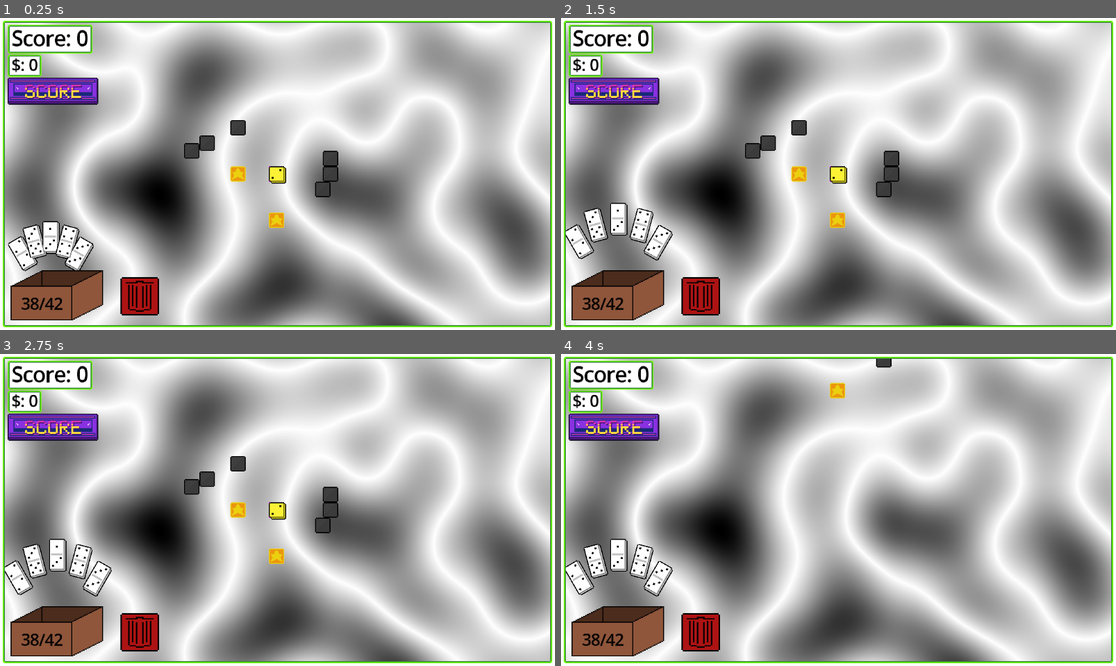
Above: before the commit, frames 1-4 (two rows, left to right).
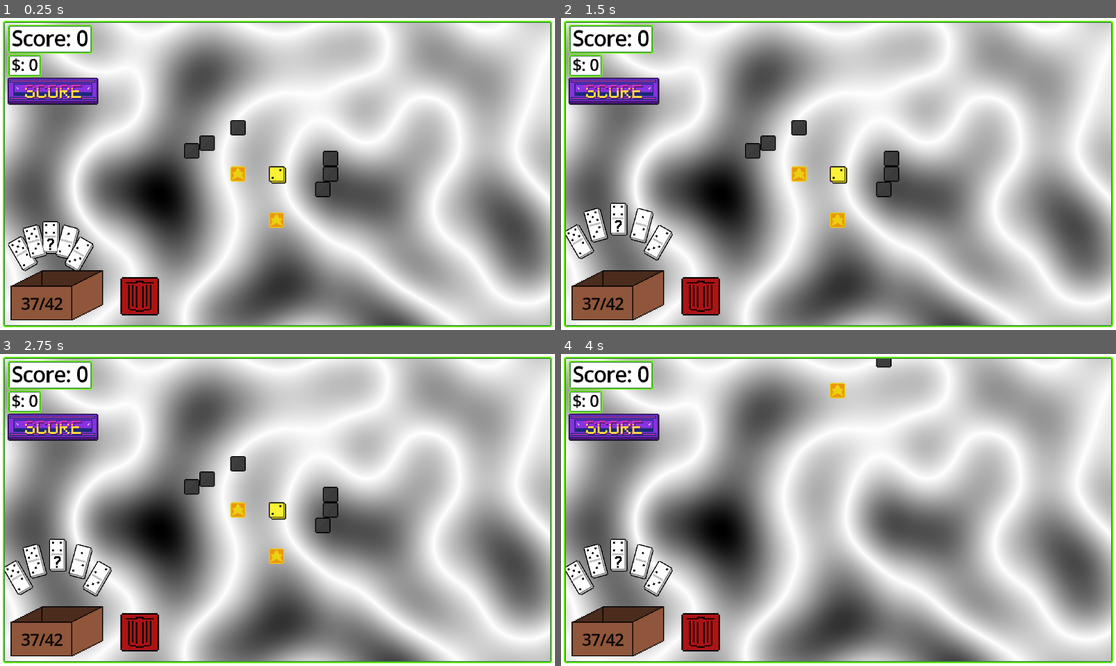
Above: after the commit, the same moments.

Repository: Ghoose1/GFPGame
Game: Godot game, scene res://scenes/scene.tscn
The game is run twice, just before and just after one commit, with the same random seed, the same clock (stepped at 60 frames per second) and the same inputs.
Inputs (mouse positions are in pixels of both pictures, inside the frame that each line leads up to):
- Up to frame 1 (0.25 s): no input
- Up to frame 2 (1.5 s): click (616, 89) at 0.5 s; click (616, 89) at 1.25 s
- Up to frame 3 (2.75 s): click (55, 425) at 2 s
- Up to frame 4 (4 s): tap Enter at 2.75 s; move the mouse to (960, 494) at 2.77 s; hold S (Camera_Down) 2.78-3.5 s; click (960, 494) at 2.92 s; drag from (727, 525) to (810, 572) at 3.52 s

The runs differ from the first frame. In frame 1, 0.1% of the frame differs, in the area x 2-16%, y 65-94%; in frame 2, 0.1%; in frame 3, 0.1%; in frame 4, 0.1%.

Commit message:
Added cornomino and improved logic slightly

Diff:
--- a/Dominos/basic.gd
+++ b/Dominos/basic.gd
@@ -13,7 +13,8 @@
 func get_height() -> int: return 4
 
 func _ready() -> void:
-	connection_points.resize(4)
+	if Engine.is_editor_hint():
+		return
 	# initialise the face textures
 	face0.update_frame()
 	face1.update_frame()
@@ -73,3 +74,8 @@
 func score_animation() -> void:
 	$AnimationPlayer.stop()
 	$AnimationPlayer.play("Score")
+
+@onready var sprites : Array[Sprite2D] = [ $Sprites/Base, $Sprites/Front ]
+func rotate_sprites() -> void:
+	for sprite : Sprite2D in sprites:
+		rotate_basic_sprite(sprite, rotation_direction)
--- /dev/null
+++ b/Dominos/cornomino.gd
@@ -0,0 +1,64 @@
+@tool
+class_name Cornomino extends Domino
+
+@export var faces : Array[Face]
+
+func get_width() -> int:
+	return 4
+func get_height() -> int:
+	return 4
+
+var connecting_point : ConnectionPoint
+
+func _ready() -> void:
+	for face in faces:
+		face.update_frame()
+
+func snap_to_point() -> bool:
+	var valid_connection_points : Array[ConnectionPoint] = connection_points.filter(
+		func(p : ConnectionPoint) -> bool:
+			return Face.can_faces_connect(p.faces, closest_snap_point.faces)
+	)
+
+	if valid_connection_points.is_empty():
+		return false
+
+	connecting_point = valid_connection_points[0]
+	var connecting_idx := connection_points.find(connecting_point)
+
+	# rotate to opposite direction
+	rotation = ConnectionPoint.direction_rotations[closest_snap_point.direction] + ConnectionPoint.direction_rotations[connecting_point.direction]
+
+	# rotate by the amount the connecting domino is rotated
+	global_rotation += closest_snap_domino.global_rotation
+
+	# 'up' now points towards the other
+
+	# move so that our connection point would be the same position as their connection point
+	global_position = closest_snap_domino.global_position + \
+		closest_snap_point.position.rotated(closest_snap_domino.global_rotation) - \
+		connecting_point.position.rotated(global_rotation)
+
+	const POINT_TO_FACE : int = 16
+
+	## move closer to the other domino in order to fully connect
+	## basically, we need to move our face to their connection point
+	global_position += ConnectionPoint.direction_vecs[closest_snap_point.direction].rotated(closest_snap_domino.global_rotation) * POINT_TO_FACE
+
+	return true
+
+func on_placed() -> void:
+	pass
+
+func score_animation() -> void:
+	pass
+
+func score_value() -> int:
+	return 0
+
+func rotate_sprites() -> void:
+	var base : Sprite2D = $Sprites/Base
+	var front : Sprite2D = $Sprites/Front
+
+	base.frame = rotation_direction
+	front.frame = rotation_direction
--- /dev/null
+++ b/Dominos/cornomino.tscn
@@ -0,0 +1,62 @@
+[gd_scene format=3 uid="uid://cipht1d2gejyl"]
+
+[ext_resource type="PackedScene" uid="uid://vsckn3xhp8gj" path="res://Dominos/domino.tscn" id="1_2vc4o"]
+[ext_resource type="Texture2D" uid="uid://capbw1w616xfh" path="res://Assets/Cornomino_Back.png" id="2_5lhtj"]
+[ext_resource type="Script" uid="uid://cdngeceiwjole" path="res://Dominos/cornomino.gd" id="2_r44px"]
+[ext_resource type="Texture2D" uid="uid://d3hweu14gahnl" path="res://Assets/Cornomino_Front.png" id="3_r44px"]
+[ext_resource type="Script" uid="uid://bfex4lciueeb6" path="res://scripts/connection_point.gd" id="4_vwn52"]
+[ext_resource type="PackedScene" uid="uid://chyl5hppjjnln" path="res://scenes/face.tscn" id="5_r44px"]
+
+[node name="Cornomino" unique_id=1578433667 node_paths=PackedStringArray("faces", "connection_points") instance=ExtResource("1_2vc4o")]
+script = ExtResource("2_r44px")
+faces = [NodePath("Sprites/Face_0"), NodePath("Sprites/Face_1"), NodePath("Sprites/Face_2")]
+connection_points = [NodePath("Connections/ConnectionPoint"), NodePath("Connections/ConnectionPoint2"), NodePath("Connections/ConnectionPoint3"), NodePath("Connections/ConnectionPoint4")]
+
+[node name="Base" parent="Sprites" parent_id_path=PackedInt32Array(1056328990) index="0" unique_id=965724582]
+texture = ExtResource("2_5lhtj")
+hframes = 4
+script = null
+
+[node name="Front" parent="Sprites" parent_id_path=PackedInt32Array(1056328990) index="1" unique_id=14140675]
+texture = ExtResource("3_r44px")
+offset = Vector2(8, 0)
+hframes = 4
+script = null
+
+[node name="Face_0" parent="Sprites" parent_id_path=PackedInt32Array(1056328990) index="2" unique_id=768536152 instance=ExtResource("5_r44px")]
+position = Vector2(-8, -8)
+
+[node name="Face_1" parent="Sprites" parent_id_path=PackedInt32Array(1056328990) index="3" unique_id=241552324 instance=ExtResource("5_r44px")]
+position = Vector2(-8, 8)
+frame = 2
+
+[node name="Face_2" parent="Sprites" parent_id_path=PackedInt32Array(1056328990) index="4" unique_id=726437297 instance=ExtResource("5_r44px")]
+position = Vector2(8, 8)
+frame = 3
+
+[node name="ConnectionPoint" type="Node2D" parent="Connections" parent_id_path=PackedInt32Array(1687641310) index="0" unique_id=354670335 node_paths=PackedStringArray("faces")]
+position = Vector2(-8, -24)
+script = ExtResource("4_vwn52")
+faces = [NodePath("../../Sprites/Face_0")]
+metadata/_custom_type_script = "uid://bfex4lciueeb6"
+
+[node name="ConnectionPoint2" type="Node2D" parent="Connections" parent_id_path=PackedInt32Array(1687641310) index="1" unique_id=785606096 node_paths=PackedStringArray("faces")]
+position = Vector2(24, 8)
+script = ExtResource("4_vwn52")
+direction = 3
+faces = [NodePath("../../Sprites/Face_2")]
+metadata/_custom_type_script = "uid://bfex4lciueeb6"
+
+[node name="ConnectionPoint3" type="Node2D" parent="Connections" parent_id_path=PackedInt32Array(1687641310) index="2" unique_id=1529964788 node_paths=PackedStringArray("faces")]
+position = Vector2(0, 24)
+script = ExtResource("4_vwn52")
+direction = 1
+faces = [NodePath("../../Sprites/Face_1"), NodePath("../../Sprites/Face_2")]
+metadata/_custom_type_script = "uid://bfex4lciueeb6"
+
+[node name="ConnectionPoint4" type="Node2D" parent="Connections" parent_id_path=PackedInt32Array(1687641310) index="3" unique_id=305917283 node_paths=PackedStringArray("faces")]
+position = Vector2(-24, 0)
+script = ExtResource("4_vwn52")
+direction = 2
+faces = [NodePath("../../Sprites/Face_0"), NodePath("../../Sprites/Face_1")]
+metadata/_custom_type_script = "uid://bfex4lciueeb6"
--- /dev/null
+++ b/Dominos/cornomino_rotation.gd
@@ -0,0 +1,8 @@
+extends Sprite2D
+
+@onready var domino : Domino = get_parent().get_parent()
+
+func _process(_delta: float) -> void:
+	frame = domino.rotation_direction
+	global_rotation = 0
+	queue_redraw()
--- a/Dominos/domino.gd
+++ b/Dominos/domino.gd
@@ -1,3 +1,4 @@
+@tool
 ## Base class for all domino tiles
 @abstract class_name Domino extends Node2D
 
@@ -86,12 +87,18 @@
 ## Starts the domino's scoring animation
 @abstract func score_animation() -> void;
 
+func rotate_sprites() -> void:
+	pass
+
 #endregion
 
 #region Methods
 
+var previous_rotation : float = 0
 func _process(_delta: float) -> void:
-	queue_redraw() # for debug drawing
+	#queue_redraw() # for debug drawing
+
+	rotate_sprites()
 
 	if dragged:
 		# follow the mouse and snap to other dominos
@@ -319,3 +326,22 @@
 		has_snap_point = snap_to_point()
 
 #endregion
+
+#region static functions
+
+static func rotate_basic_sprite(sprite : Sprite2D, direction : int) -> void:
+	match direction:
+		ConnectionPoint.Direction.V_UP:
+			sprite.flip_h = false
+			sprite.flip_v = false
+		ConnectionPoint.Direction.V_DOWN:
+			sprite.flip_h = true
+			sprite.flip_v = true
+		ConnectionPoint.Direction.H_LEFT:
+			sprite.flip_h = true
+			sprite.flip_v = false
+		ConnectionPoint.Direction.H_RIGHT:
+			sprite.flip_h = false
+			sprite.flip_v = true
+
+#endregion
--- a/Dominos/domino.tscn
+++ b/Dominos/domino.tscn
@@ -1,6 +1,4 @@
 [gd_scene format=3 uid="uid://vsckn3xhp8gj"]
-
-[ext_resource type="Script" uid="uid://blpywpmi7qnao" path="res://scripts/rotate_new_sprite.gd" id="2_yheyj"]
 
 [sub_resource type="Animation" id="Animation_ldl45"]
 length = 0.6
@@ -34,10 +32,8 @@
 [node name="Base" type="Sprite2D" parent="Sprites" unique_id=965724582]
 z_index = -1
 texture_filter = 1
-script = ExtResource("2_yheyj")
 
 [node name="Front" type="Sprite2D" parent="Sprites" unique_id=14140675]
-script = ExtResource("2_yheyj")
 
 [node name="Connections" type="Node" parent="." unique_id=1687641310]
 
--- a/Dominos/six_of_hearts.gd
+++ b/Dominos/six_of_hearts.gd
@@ -4,8 +4,8 @@
 ## 'top' face when in default rotation
 @export var face : Face
 
-func get_width() -> int: return 2
-func get_height() -> int: return 4
+func get_width() -> int: return 10
+func get_height() -> int: return 14
 
 var connecting_point : ConnectionPoint
 
@@ -42,15 +42,15 @@
 	return true
 
 func on_placed() -> void:
-	pass
-	# this works because the connection point order is ^v<>, and faces are ^ and v,
-	# so we can use the same index for both things
-	#connection_points[connecting_face].enabled = false
+	connecting_point.enabled = false
 
 func score_value() -> int:
 	return 36
 
 func score_animation() -> void:
 	pass
-	#$AnimationPlayer.stop()
-	#$AnimationPlayer.play("Score")
+
+@onready var sprites : Array[Sprite2D] = [ $Sprites/Base, $Sprites/Front ]
+func rotate_sprites() -> void:
+	for sprite : Sprite2D in sprites:
+		rotate_basic_sprite(sprite, rotation_direction)
--- a/Dominos/starter.gd
+++ b/Dominos/starter.gd
@@ -1,4 +1,5 @@
 ## Domino that appears at the start of the level
+@tool
 class_name StarterTile extends Domino
 
 # only one face
@@ -91,3 +92,8 @@
 
 func score_animation() -> void:
 	pass
+
+@onready var sprites : Array[Sprite2D] = [ $Sprites/Base, $Sprites/Front ]
+func rotate_sprites() -> void:
+	for sprite : Sprite2D in sprites:
+		rotate_basic_sprite(sprite, rotation_direction)
--- a/scenes/background.tscn
+++ b/scenes/background.tscn
@@ -1,10 +1,8 @@
 [gd_scene format=3 uid="uid://b3f6sfseavsd"]
 
-[ext_resource type="Script" uid="uid://fd6mo37lgfa0" path="res://scripts/background.gd" id="1_bkp1e"]
 [ext_resource type="PackedScene" uid="uid://iqo0xn5tn3si" path="res://scenes/background_texture_rect.tscn" id="2_y0upk"]
 
-[node name="CanvasLayer" type="CanvasLayer" unique_id=57340477]
+[node name="Background" type="CanvasLayer" unique_id=57340477]
 layer = -1
-script = ExtResource("1_bkp1e")
 
 [node name="TextureRect" parent="." unique_id=1753326280 instance=ExtResource("2_y0upk")]
--- a/scenes/background_texture_rect.tscn
+++ b/scenes/background_texture_rect.tscn
@@ -19,7 +19,7 @@
 metadata/_preview_in_3d_space_ = true
 
 [sub_resource type="NoiseTexture2D" id="NoiseTexture2D_wisxt"]
-width = 1336
+width = 1386
 height = 916
 noise = SubResource("FastNoiseLite_cbsqf")
 color_ramp = SubResource("Gradient_jougr")
@@ -35,16 +35,17 @@
 func _ready() -> void:
 	material.set_shader_parameter(\"base_colour\", base_colour)
 	material.set_shader_parameter(\"ridge_colour\", ridge_colour)
-	update_texture_size()
 
-	get_viewport().size_changed.connect(update_texture_size)
+	if !Engine.is_editor_hint():
+		update_texture_size()
+
+		get_viewport().size_changed.connect(update_texture_size)
 
 func update_texture_size() -> void:
 	(texture as NoiseTexture2D).width = int(get_viewport_rect().size.x)
 	(texture as NoiseTexture2D).height = int(get_viewport_rect().size.y)
 
 func _process(_delta: float) -> void:
-	#print(global_position)
 
 	if Engine.is_editor_hint():
 		material.set_shader_parameter(\"base_colour\", base_colour)
--- a/scenes/ui_layer.gd
+++ b/scenes/ui_layer.gd
@@ -7,6 +7,6 @@
 		score_button.pressed.connect(_on_score_button_pressed)
 
 func _on_score_button_pressed() -> void:
-	var starter = Globals.board.get_node_or_null("Starter")
+	var starter := Globals.board.get_node_or_null("Starter")
 	if starter != null and starter.has_method("trigger_score"):
 		starter.trigger_score()
--- a/scripts/background.gd
+++ /dev/null
@@ -1,30 +0,0 @@
-@tool
-extends Node
-
-#var texture_rect_scene : PackedScene = preload("res://scenes/background_texture_rect.tscn")
-@onready var textureRect := $TextureRect
-
-const TEXTURE_RECT_SIZE : Vector2 = Vector2(512, 512)
-
-func _process(_delta: float) -> void:
-
-	var viewport := EditorInterface.get_editor_viewport_2d() if Engine.is_editor_hint() else get_viewport()
-	var camera := viewport.get_camera_2d()
-	if camera == null:
-		return;
-
-	#var screen_center := camera.get_screen_center_position()
-	#var viewport_rect := viewport.get_visible_rect()
-	#textureRect.size = viewport_rect.size / camera.zoom
-	#textureRect.offset = screen_center - textureRect.size / 2
-	#if !textureRect.get_rect().encloses(viewport_rect):
-		#print(viewport_rect)
-		#print("test")
-		#var new_rect := Rect2(screen_center - TEXTURE_RECT_SIZE / 2, TEXTURE_RECT_SIZE)
-		#var texture := (textureRect.texture as NoiseTexture2D)
-		#var noise := (texture.noise as FastNoiseLite)
-		#noise.offset = Vector3(new_rect.position.x, new_rect.position.y, 0)
-		#textureRect.position = new_rect.position
-		#textureRect.size = new_rect.size
-	#else:
-		#print("test2")
--- a/scripts/background.gdshader
+++ b/scripts/background.gdshader
@@ -19,7 +19,6 @@
 	state.fractal_type = FNL_FRACTAL_RIDGED;
 	state.octaves = 1;
 
-	//float value = texture(TEXTURE, UV).r * 4.0;
 	float value = fnlGetNoise2D(state, VERTEX.x + offset.x, VERTEX.y + offset.y) * 4.0;
 	float ridge_dist_abs = min((mod(value, 1)), mod(-value, 1));
 
@@ -28,19 +27,5 @@
 	if (ridge_dist_abs > ridge_dist_threshold)
 		ridge_dist_abs = ridge_dist_threshold;
 
-	//COLOR = vec4(ridge_dist_abs);
 	COLOR = mix(ridge_colour, base_colour, ridge_dist_abs / ridge_dist_threshold);
-
-	//if (ridge_dist_abs < 0.02)
-		//COLOR = vec4(1.0, 0.0, 0.0, 1.0);
-	//if ((value - float(int(value))) > 0.1)
-		//COLOR = base_colour;
-	//else
-		//COLOR = ridge_colour;
-	// Called for every pixel the material is visible on.
 }
-
-//void light() {
-//	// Called for every pixel for every light affecting the CanvasItem.
-//	// Uncomment to replace the default light processing function with this one.
-//}
--- a/scripts/board.gd
+++ b/scripts/board.gd
@@ -14,12 +14,7 @@
 func _ready() -> void:
 	# generate the starting set of dominoes
 	create_dominoes()
-	var card : Domino = load("res://Dominos/six_of_hearts.tscn").instantiate();
-	dominoes.append(card)
-	box_parent.add_child(card)
 
-	# initialize hand
-	#hand.resize(HAND_SIZE)
 
 	# box all the dominos
 	for domino in dominoes:
@@ -33,10 +28,32 @@
 	for i in range(HAND_SIZE):
 		add_hand_domino()
 
-
 	update_hand_domino_target_positions()
 
 	Globals.board = self
+
+func create_experimental_dominoes() -> void:
+	for i in range(6):
+		var cornomino : Cornomino = load("res://Dominos/cornomino.tscn").instantiate()
+		for face in cornomino.faces:
+			face.number = randi_range(1, 6)
+		dominoes.append(cornomino)
+		box_parent.add_child(cornomino)
+
+	var card : Domino = load("res://Dominos/six_of_hearts.tscn").instantiate();
+	dominoes.append(card)
+	box_parent.add_child(card)
+
+func spawn_in_hand(domino : Domino) -> void:
+	dominoes.append(domino)
+	hand.append(domino)
+	box_parent.add_child(domino)
+	domino.boxed = false
+	domino.in_hand = true
+
+	domino.drag.connect(func() -> void: drag_domino(domino))
+	domino.undrag.connect(func() -> void: undrag_domino(domino))
+	domino.sig_placed.connect(func() -> void: replace_domino(domino))
 
 ## draws a domino to the hand at the given index
 func add_hand_domino() -> void:
@@ -55,7 +72,7 @@
 	domino.undrag.connect(func() -> void: undrag_domino(domino))
 	domino.sig_placed.connect(func() -> void: replace_domino(domino))
 
-	box.change_count(boxed_dominoes.size(), 42)
+	box.change_count(boxed_dominoes.size(), dominoes.size() - 1)
 
 func update_hand_domino_target_positions() -> void:
 	for i in range(hand.size()):
Binary file added: Assets/Cornomino_Back.png
Not shown, added: Assets/Cornomino_Back.png.import
Binary file added: Assets/Cornomino_Front.png
Not shown, added: Assets/Cornomino_Front.png.import
Not shown, added: Dominos/cornomino.gd.uid
Not shown, added: Dominos/cornomino_rotation.gd.uid
Binary file changed: Wip_Atlas.png
Not shown, removed: scripts/background.gd.uid
